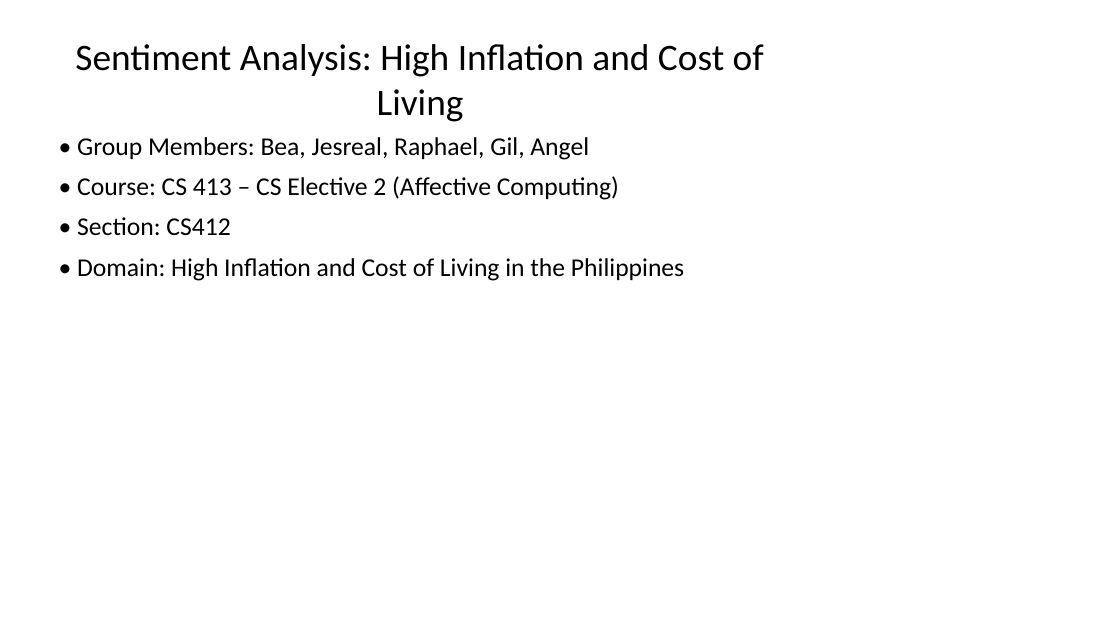
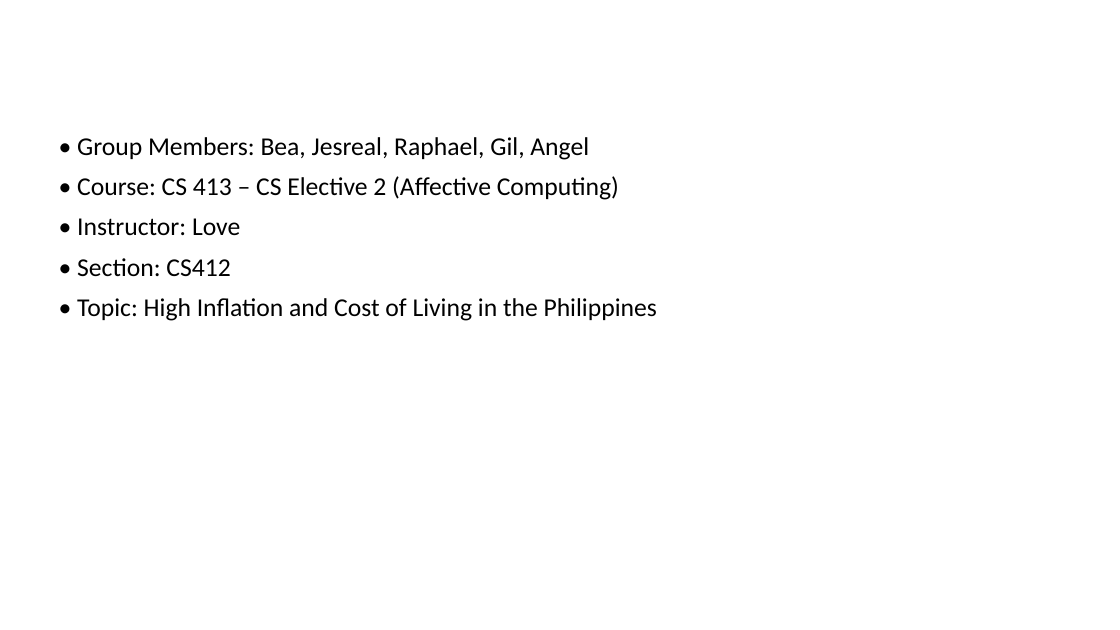
Before and after one commit to msallsundaee/Sentiment-Analysis, a slide deck: slide 1 of results/Sentiment_Analysis_Inflation.pptx. Drawn at 1120x630 pixels with LibreOffice and Linux fonts; fonts in the diff are those of the drawing. Boxes give left, top, right and bottom in pixels: in the first picture for what was removed or moved away, otherwise in the second. Text is boxed around its words. In the diff, an @@ line names an element or a change of style, - is before the commit and + after.

```diff
--- a/results/Sentiment_Analysis_Inflation.pptx
+++ b/results/Sentiment_Analysis_Inflation.pptx
@@ title removed at [75, 44, 764, 122] @@
-Sentiment Analysis: High Inflation and Cost of Living
@@ text at [77, 218, 240, 235]: paragraph added @@
+• Instructor: Love
@@ text at [77, 298, 657, 321]: text changed @@
-• Domain: High Inflation and Cost of Living in the Philippines
+• Topic: High Inflation and Cost of Living in the Philippines
```
Also in this commit, not shown: 9 other slides changed, 1 slide added, 1 slide removed, 38 other files.
